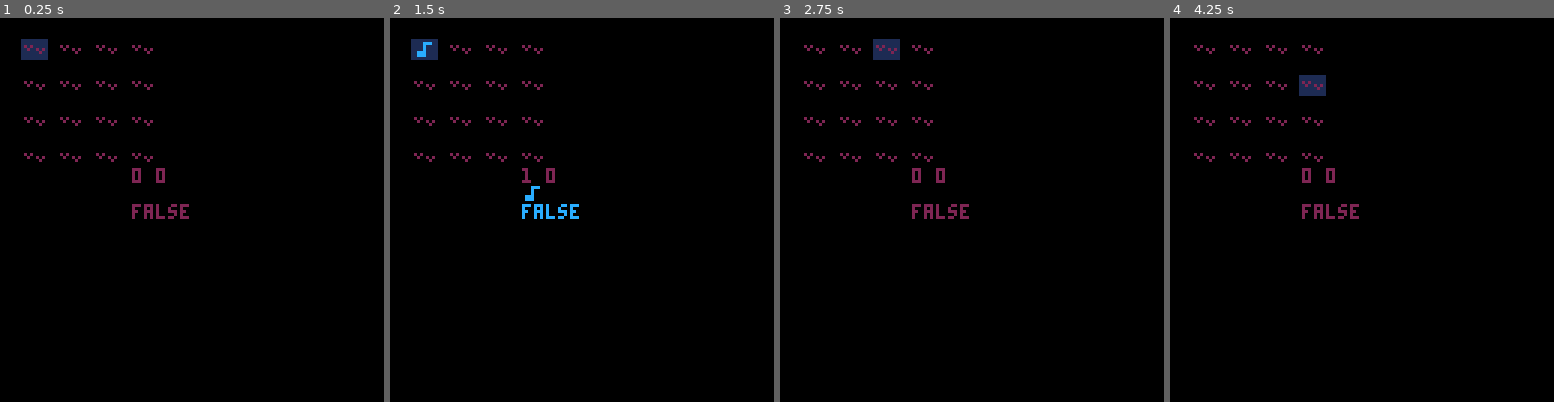
Above: before the commit, frames 1-4 (left to right).
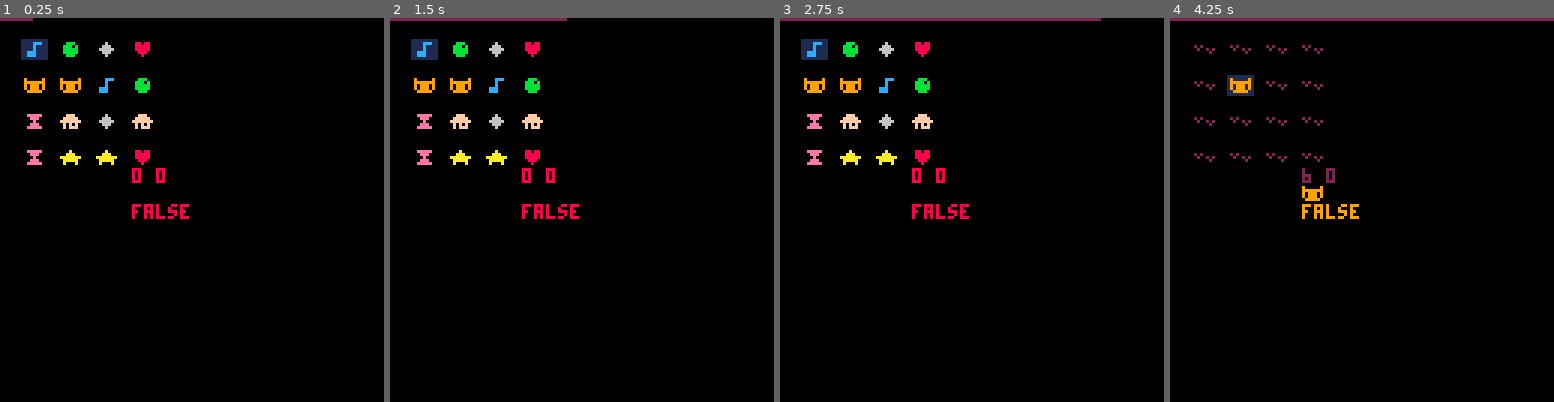
Above: after the commit, the same moments.

Repository: eduvf/PICO-8-experiments
Game: PICO-8 cartridge memory.p8
Same seed, same stepped clock (60 frames per second), same inputs: the game is played once before the commit and once after it.
Inputs:
- Up to frame 1 (0.25 s): no input
- Up to frame 2 (1.5 s): tap O (Z key) at 0.7 s
- Up to frame 3 (2.75 s): hold Right 1.6-2.1 s; tap O (Z key) at 1.7, 2.1, 2.5 s; hold Up 2.15-2.42 s; hold Right from 2.47 s (still down)
- Up to frame 4 (4.25 s): tap O (Z key) every 0.4 s from 2.9 to 4.1 s; release Right at 3.03 s; hold Left 3.08-3.58 s; hold Down 3.63-3.97 s; hold Right from 4.02 s (still down)

The runs differ from the first frame. In frame 1, 2.5% of the frame differs, in the area x 0-50%, y 0-53%; in frame 2, 2.8%; in frame 3, 3.7%, in the area x 0-84%, y 0-53%; in frame 4, 2.0%.

Commit message:
add timer bar

Diff:
--- a/memory.p8
+++ b/memory.p8
@@ -3,6 +3,9 @@
 __lua__
 function _init()
   t = 0
+  start = 100
+  timer = 0
+  update = init_game_update
 
   board = {}
   cards = {
@@ -30,7 +33,13 @@
         break
       end
     end
-    hide[i] = true
+    hide[i] = false
+  end
+end
+
+function switch_hide_all()
+  for i = 1, 16 do
+    hide[i] = not hide[i]
   end
 end
 
@@ -59,9 +68,15 @@
   return board[seen.first] == board[seen.second]
 end
 
-function _update()
-  t += 1
+function init_game_update()
+  timer = t / start
+  if t >= start then
+    update = main_game_update
+    switch_hide_all()
+  end
+end
 
+function main_game_update()
   if btnp(0) then cursor.x = mid(1, (cursor.x-1), 4) end
   if btnp(1) then cursor.x = mid(1, (cursor.x+1), 4) end
   if btnp(2) then cursor.y = mid(1, (cursor.y-1), 4) end
@@ -86,8 +101,16 @@
   end
 end
 
+function _update()
+  t += 1
+
+  update()
+end
+
 function _draw()
   cls()
+  rectfill(0, 0, timer * 128, 0, 2)
+
   print_board()
   -- print(cursor.x..cursor.y)
   print(seen.first.." "..seen.second)
